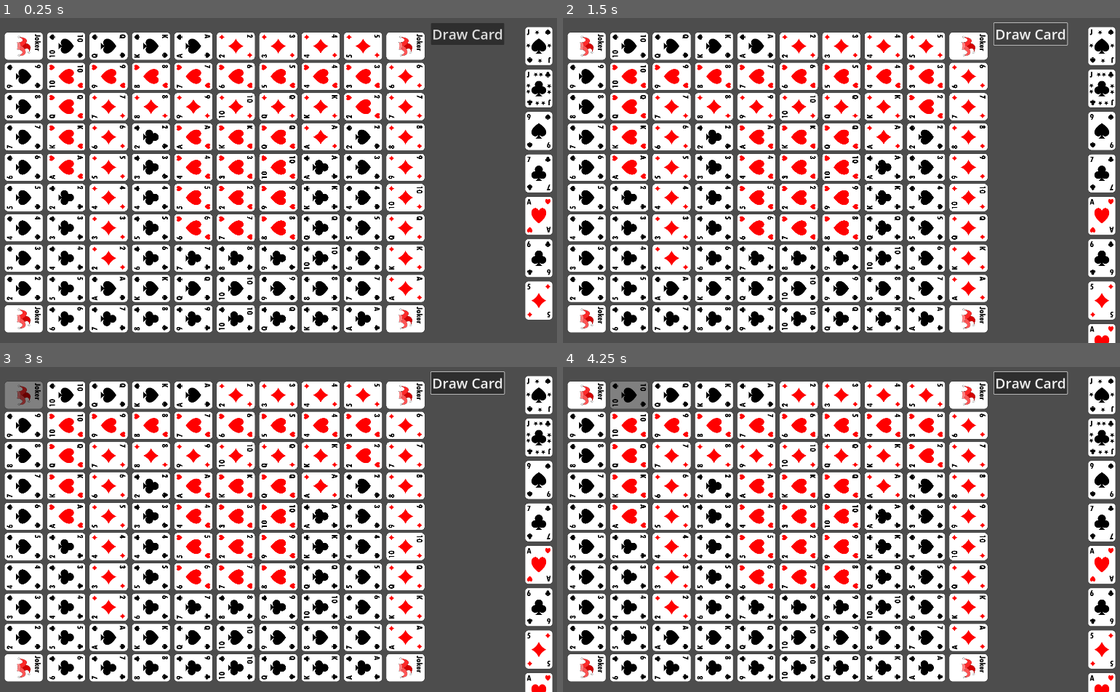
Above: before the commit, frames 1-4 (two rows, left to right).
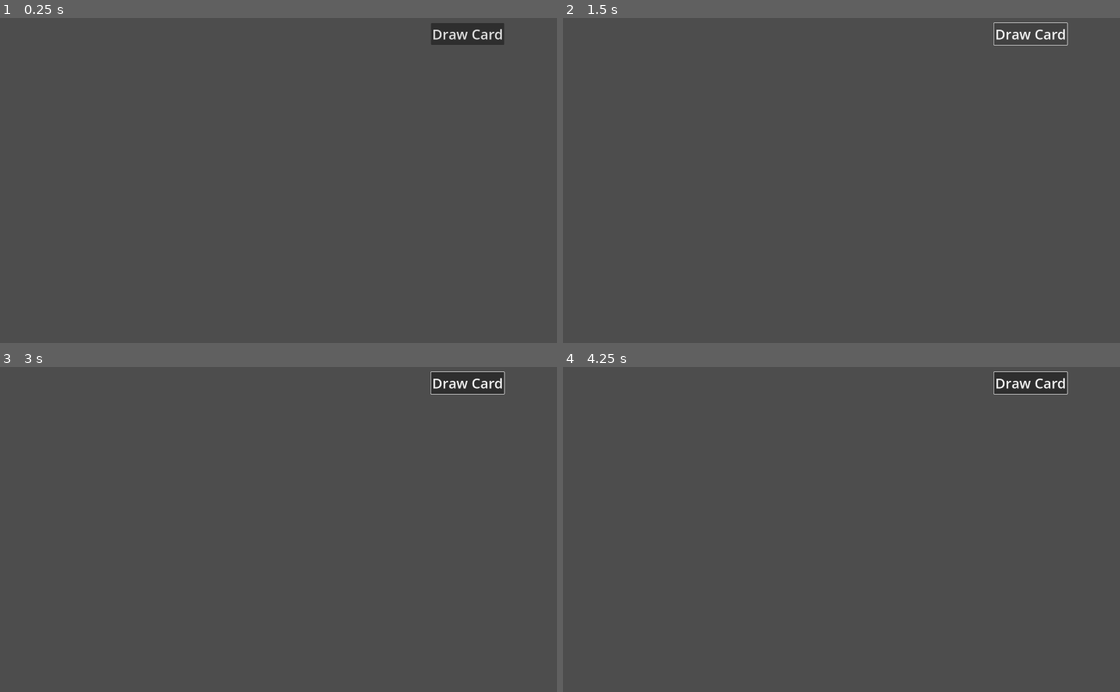
Above: after the commit, the same moments.

Repository: Aaron-Signer/sequence-board-game
Game: Godot game, scene res://scenes/game/game.tscn
The game is run twice, just before and just after one commit, with the same random seed, the same clock (stepped at 60 frames per second) and the same inputs.
Inputs (mouse positions are in pixels of both pictures, inside the frame that each line leads up to):
- Up to frame 1 (0.25 s): no input
- Up to frame 2 (1.5 s): click "Draw Card" at 0.5 s; click "Draw Card" at 1.25 s
- Up to frame 3 (3 s): click "Draw Card" at 2 s; tap Enter at 2.75 s; move the mouse to (22, 396) at 2.77 s; press the mouse at (22, 396) at 2.78 s
- Up to frame 4 (4.25 s): tap Space at 3.5 s; move the mouse to (629, 396) at 3.52 s; release the mouse at (629, 396) at 3.53 s; click (629, 396) at 3.6 s

The runs differ from the first frame. In frame 1, 61% of the frame differs, in the area x 0-100%, y 2-97%; in frame 2, 61%, in the area x 0-100%, y 2-100%; in frame 3, 61%; in frame 4, 61%.
Error after the commit: Invalid assignment of property or key 'texture' with value of type 'CompressedTexture2D' on a base object of type 'Nil'. (res://scenes/game/card/card.gd:26)

Commit message:
moving logic to player scene

Diff:
--- a/scenes/game/card/card.gd
+++ b/scenes/game/card/card.gd
@@ -75,6 +75,7 @@
 			add_child(loaded_coin)
 			loaded_coin.position = Vector2(0,0)
 			GameState.card_played.emit(null)
+
 			if placeholder_coin != null:
 				placeholder_coin.queue_free()
 		elif !is_board_card:
@@ -84,7 +85,7 @@
 func set_hightlight(card2: Card):
 	if card2 != null:
 		played_card = card2.card_val_glob
-		if card2.card_val_glob.contains("2E") && loaded_coin == null:
+		if card2.card_val_globg.contains("2E") && loaded_coin == null:
 			placeholder_coin = coin.instantiate()
 			add_child(placeholder_coin)
 			placeholder_coin.make_transparent()
--- a/scenes/game/card/card.tscn
+++ b/scenes/game/card/card.tscn
@@ -1,7 +1,7 @@
 [gd_scene load_steps=5 format=3 uid="uid://em0jrs7oo0wv"]
 
 [ext_resource type="Script" path="res://scenes/game/card/card.gd" id="1_l5hhv"]
-[ext_resource type="Texture2D" uid="uid://pygu3wsfrldp" path="res://assets/Cards/J.png" id="2_4vqkv"]
+[ext_resource type="Texture2D" uid="uid://pygu3wsfrldp" path="res://assets/cards/J.png" id="2_4vqkv"]
 [ext_resource type="PackedScene" uid="uid://bhagob7t8fdt2" path="res://scenes/game/coin/coin.tscn" id="2_yp3ge"]
 
 [sub_resource type="RectangleShape2D" id="RectangleShape2D_mrf7c"]
--- a/scenes/game/game.gd
+++ b/scenes/game/game.gd
@@ -1,6 +1,7 @@
 extends Node2D
 
-@export var gcard: PackedScene;
+@export var gcard: PackedScene
+@export var player: PackedScene
 
 var number_grid = [[0, 10, 12, 13, 14, 2, 3, 4, 5, 0],
 					[9, 10, 9, 8, 7, 6, 5, 4, 3, 6],
@@ -25,12 +26,14 @@
 
 var deck = []
 
-var hand = []
-
-#var card_grid = [[], [], []]
+var player_1: Player = null
+var player_2: Player = null
 
 # Called when the node enters the scene tree for the first time.
 func _ready():
+	player_1 = player.instantiate()
+	player_2 = player.instantiate()
+
 	GameState.card_played.connect(play_card)
 
 	for row in 10:
@@ -51,12 +54,12 @@
 
 	deck.append("SJ1E")
 
-	for row in 10:
-		for col in 10:
-			var card = gcard.instantiate()
-			card.position = Vector2(100 + col*140, 100 + row*100)
-			add_child(card)
-			card.setup2(board[row][col], true)
+	#for row in 10:
+		#for col in 10:
+			#var card = gcard.instantiate()
+			#card.position = Vector2(100 + col*140, 100 + row*100)
+			#add_child(card)
+			#card.setup2(board[row][col], true)
 
 	deal_cards()
 
@@ -69,11 +72,13 @@
 	for i in 7:
 		var card_val = deck.pop_back()
 		var card = gcard.instantiate()
-		add_child(card)
 		card.setup2(card_val, false)
-		hand.append(card)
-		card.position = Vector2(1800, 100 + i*140)
-		card.rotation = 0
+		#player_1.add_card_to_hand(card_val)
+
+		#card_val = deck.pop_back()
+		#var card2 = gcard.instantiate()
+		#card2.setup2(card_val, false)
+		#player_2.add_card_to_hand(card)
 
 func play_card(card: Card):
 	if card != null:
@@ -82,30 +87,15 @@
 		c.setup2(card.card_val_glob, false)
 		c.position = Vector2(2200 , 700)
 		c.rotation = 0
-		hand.erase(card)
-		draw_hand()
+		player_1.remove_card_from_hand(card)
+		player_1.draw_hand()
 
-func draw_hand():
-	var temp_hand = hand.duplicate()
 
-	for i in hand.size():
-		hand[i].queue_free()
-
-	hand.clear()
-
-	for i in temp_hand.size():
-		var card = gcard.instantiate()
-		hand.append(card)
-		add_child(card)
-		card.setup2(temp_hand[i].card_val_glob, false)
-		card.position = Vector2(1800, 100 + i*140)
-		card.rotation = 0
 
 
 func _on_button_pressed():
 	var a = deck.pop_back()
 	var card = gcard.instantiate()
-	add_child(card)
 	card.setup2(a, false)
-	hand.append(card)
-	draw_hand()
+	player_1.add_card_to_hand(card)
+	player_1.draw_hand()
--- a/scenes/game/game.tscn
+++ b/scenes/game/game.tscn
@@ -1,11 +1,13 @@
-[gd_scene load_steps=3 format=3 uid="uid://sdxm5m1agtna"]
+[gd_scene load_steps=4 format=3 uid="uid://sdxm5m1agtna"]
 
 [ext_resource type="Script" path="res://scenes/game/game.gd" id="1_g3ugw"]
 [ext_resource type="PackedScene" uid="uid://em0jrs7oo0wv" path="res://scenes/game/card/card.tscn" id="2_qrekm"]
+[ext_resource type="PackedScene" uid="uid://djebhvoqvv7wa" path="res://scenes/game/player/player.tscn" id="3_2beca"]
 
 [node name="Game" type="Node2D"]
 script = ExtResource("1_g3ugw")
 gcard = ExtResource("2_qrekm")
+player = ExtResource("3_2beca")
 
 [node name="Button" type="Button" parent="."]
 offset_left = 1444.0
--- /dev/null
+++ b/scenes/game/player/player.gd
@@ -0,0 +1,50 @@
+extends Node2D
+class_name Player
+
+@export var gcard: PackedScene
+
+var hand = []
+
+# Called when the node enters the scene tree for the first time.
+func _ready():
+	pass # Replace with function body.
+
+
+# Called every frame. 'delta' is the elapsed time since the previous frame.
+func _process(delta):
+	pass
+
+func add_card_to_hand(card_val: String) -> void:
+	var card = gcard.instantiate()
+	add_child(card)
+	card.setup2(card_val, false)
+	hand.append(card)
+
+func remove_card_from_hand(card: Card) -> void:
+	hand.erase(card)
+
+func display_hand() -> void:
+	pass
+	#var card_val = deck.pop_back()
+	#var card = gcard.instantiate()
+	#add_child(card)
+	#card.setup2(card_val, false)
+	#hand.append(card)
+	#card.position = Vector2(1800, 100 + i*140)
+	#card.rotation = 0
+
+func draw_hand():
+	var temp_hand = hand.duplicate()
+
+	for i in hand.size():
+		hand[i].queue_free()
+
+	hand.clear()
+
+	for i in temp_hand.size():
+		var card = gcard.instantiate()
+		hand.append(card)
+		add_child(card)
+		card.setup2(temp_hand[i].card_val_glob, false)
+		card.position = Vector2(1800, 100 + i*140)
+		card.rotation = 0
--- /dev/null
+++ b/scenes/game/player/player.tscn
@@ -0,0 +1,8 @@
+[gd_scene load_steps=3 format=3 uid="uid://djebhvoqvv7wa"]
+
+[ext_resource type="Script" path="res://scenes/game/player/player.gd" id="1_bvkao"]
+[ext_resource type="PackedScene" uid="uid://em0jrs7oo0wv" path="res://scenes/game/card/card.tscn" id="2_7w4su"]
+
+[node name="Player" type="Node2D"]
+script = ExtResource("1_bvkao")
+gcard = ExtResource("2_7w4su")
Not shown, changed: assets/Cards/Back_Blue.png.import
Not shown, changed: assets/Cards/Back_Red.png.import
Not shown, changed: assets/Cards/C10.png.import
Not shown, changed: assets/Cards/C2.png.import
Not shown, changed: assets/Cards/C3.png.import
Not shown, changed: assets/Cards/C4.png.import
Not shown, changed: assets/Cards/C5.png.import
Not shown, changed: assets/Cards/C6.png.import
Not shown, changed: assets/Cards/C7.png.import
Not shown, changed: assets/Cards/C8.png.import
Not shown, changed: assets/Cards/C9.png.import
Not shown, changed: assets/Cards/CA.png.import
(and 45 more such lines)
